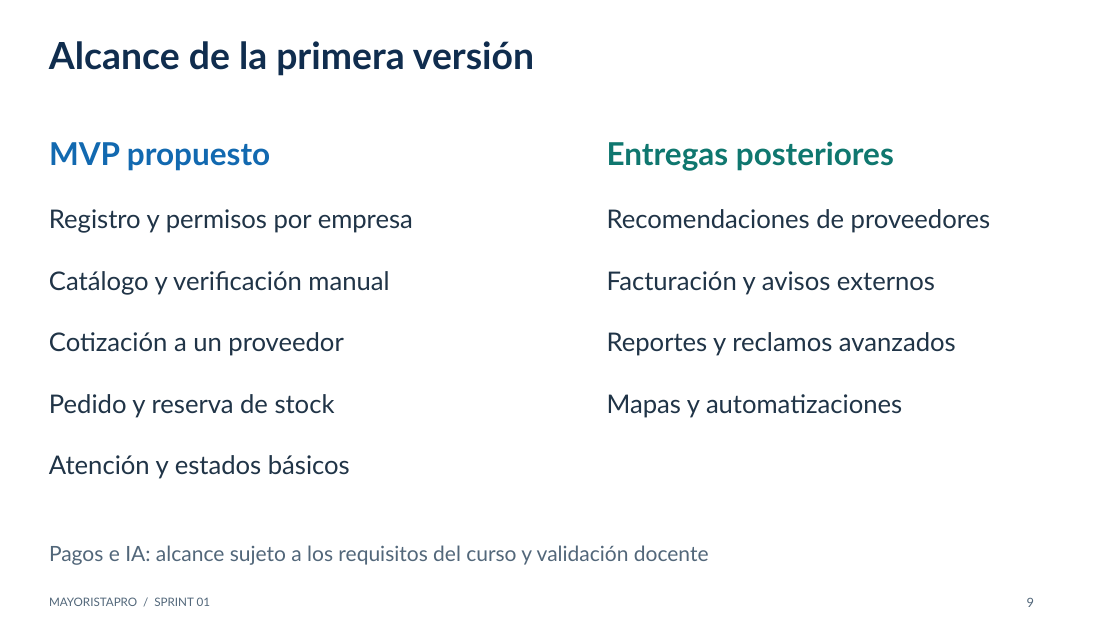
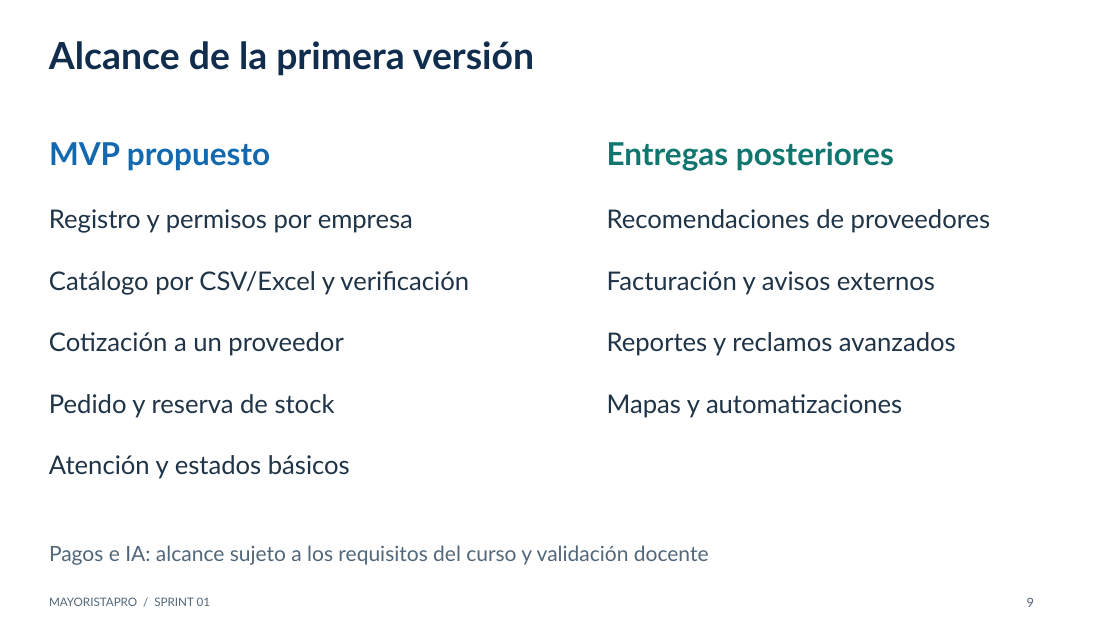
Before and after one commit to Yeltsin-MC/MayoristaPro-B2B-ArquitSoft, a slide deck: slide 9 of presentaciones/MayoristaPro-Sprint-01-tecnologias.pptx. Drawn at 1120x630 pixels with LibreOffice and Linux fonts; fonts in the diff are those of the drawing. Boxes give left, top, right and bottom in pixels: in the first picture for what was removed or moved away, otherwise in the second. Text is boxed around its words. In the diff, an @@ line names an element or a change of style, - is before the commit and + after.

```diff
--- a/presentaciones/MayoristaPro-Sprint-01-tecnologias.pptx
+++ b/presentaciones/MayoristaPro-Sprint-01-tecnologias.pptx
@@ text at (x1=49, y1=271, x2=469, y2=295): text changed @@
-Catálogo y verificación manual
+Catálogo por CSV/Excel y verificación
```
Also in this commit, not shown: 13 other slides changed, 1 slide added, 15 other files.
